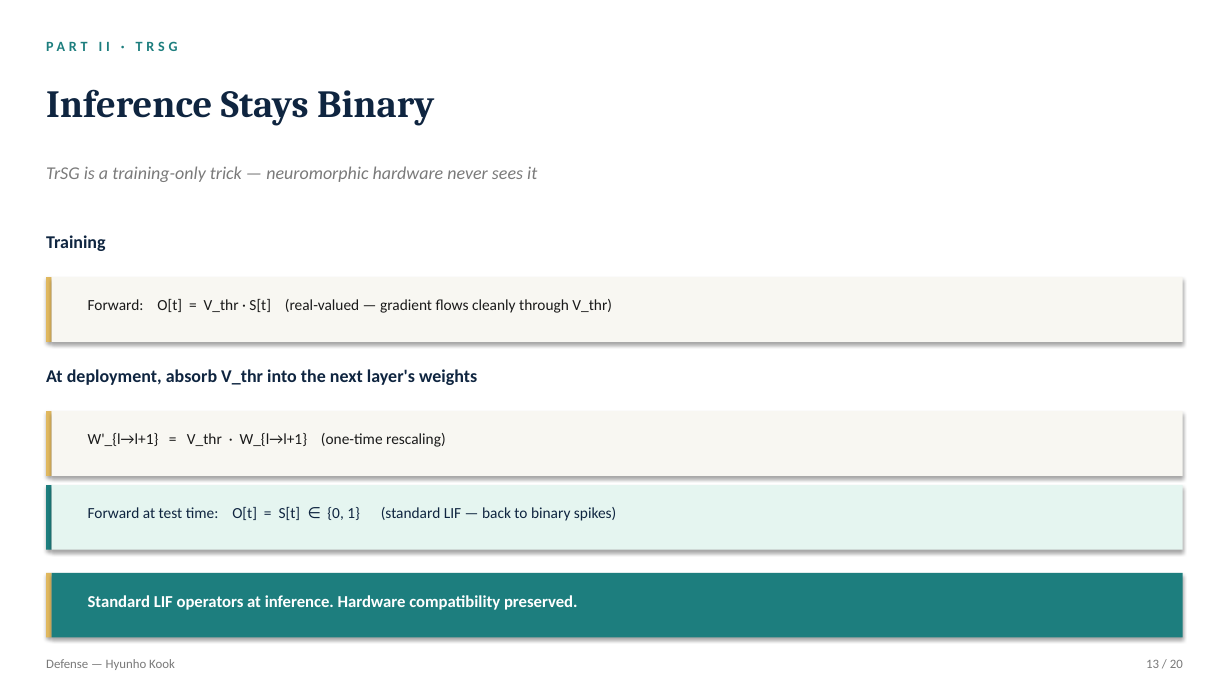
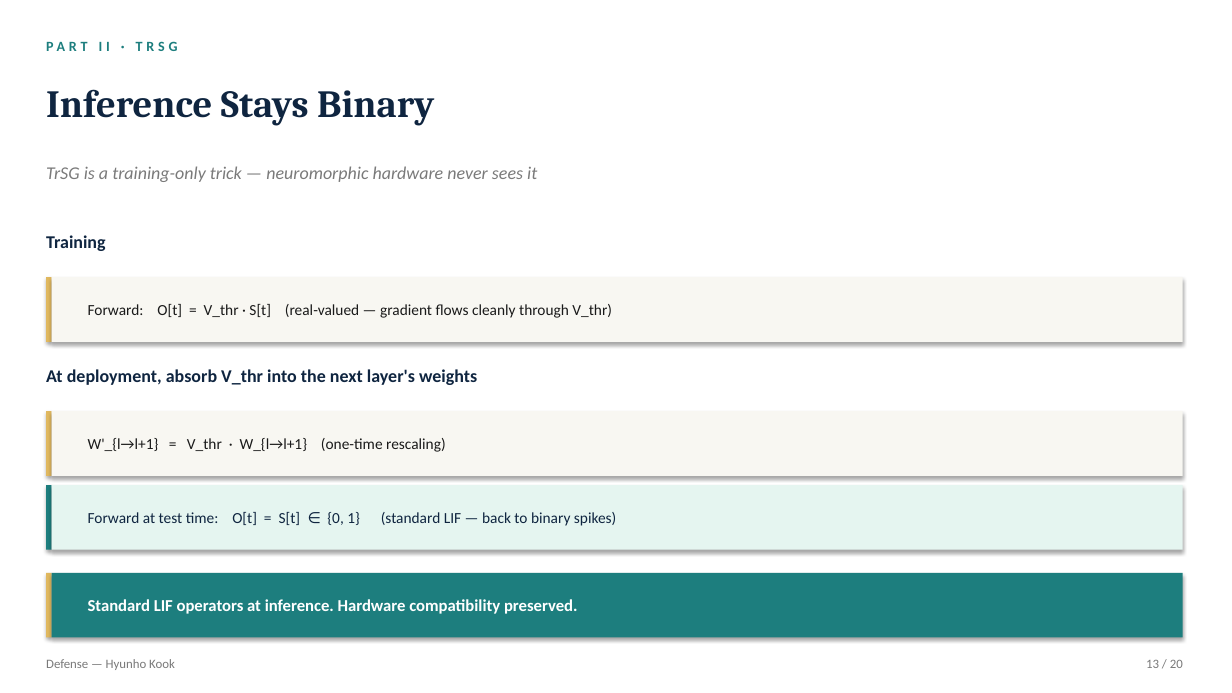
Before and after one commit to kookhh0827/POSTECH_thesis_template_latex, a slide deck: slide 13 of Hyunho_Kook_Master_Defense.pptx. Drawn at 1232x693 pixels with LibreOffice and Linux fonts; fonts in the diff are those of the drawing. Boxes give left, top, right and bottom in pixels: in the first picture for what was removed or moved away, otherwise in the second. Text is boxed around its words. In the diff, an @@ line names an element or a change of style, - is before the commit and + after.

```diff
--- a/Hyunho_Kook_Master_Defense.pptx
+++ b/Hyunho_Kook_Master_Defense.pptx
@@ vertical alignment top to middle in 4 elements at [88, 304, 612, 318], [88, 438, 446, 452], [88, 512, 616, 526], [88, 599, 578, 614] @@
```
Also in this commit, not shown: 14 other slides changed, 1 other file.
